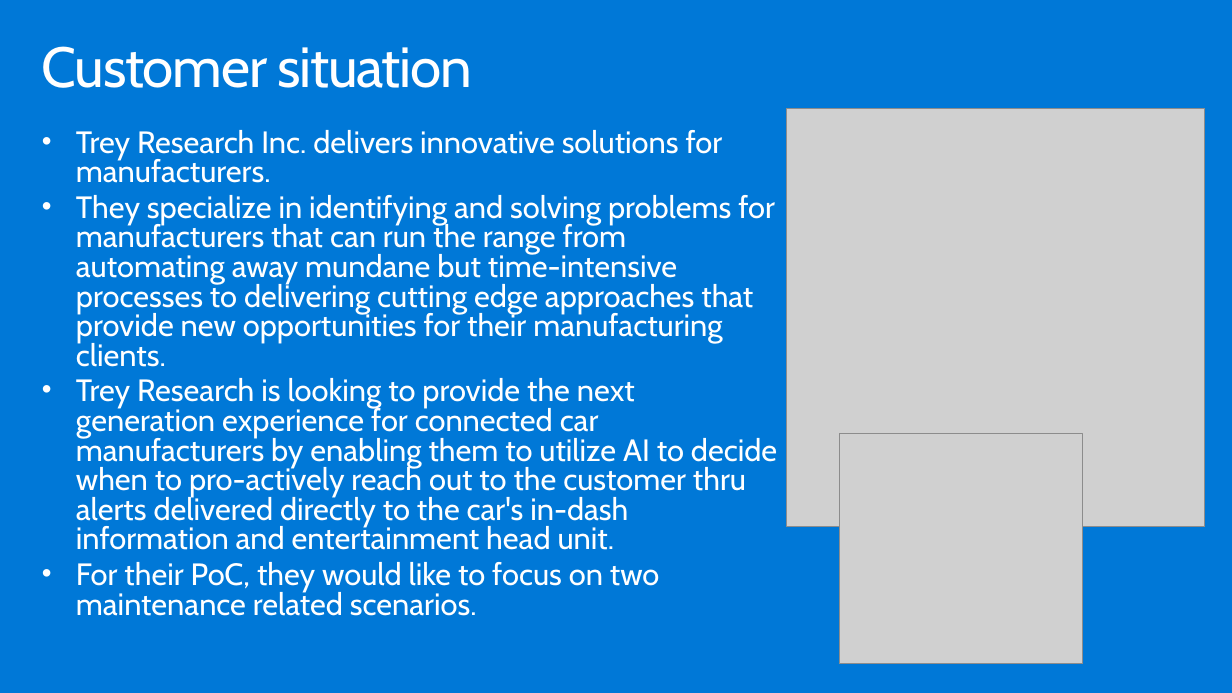
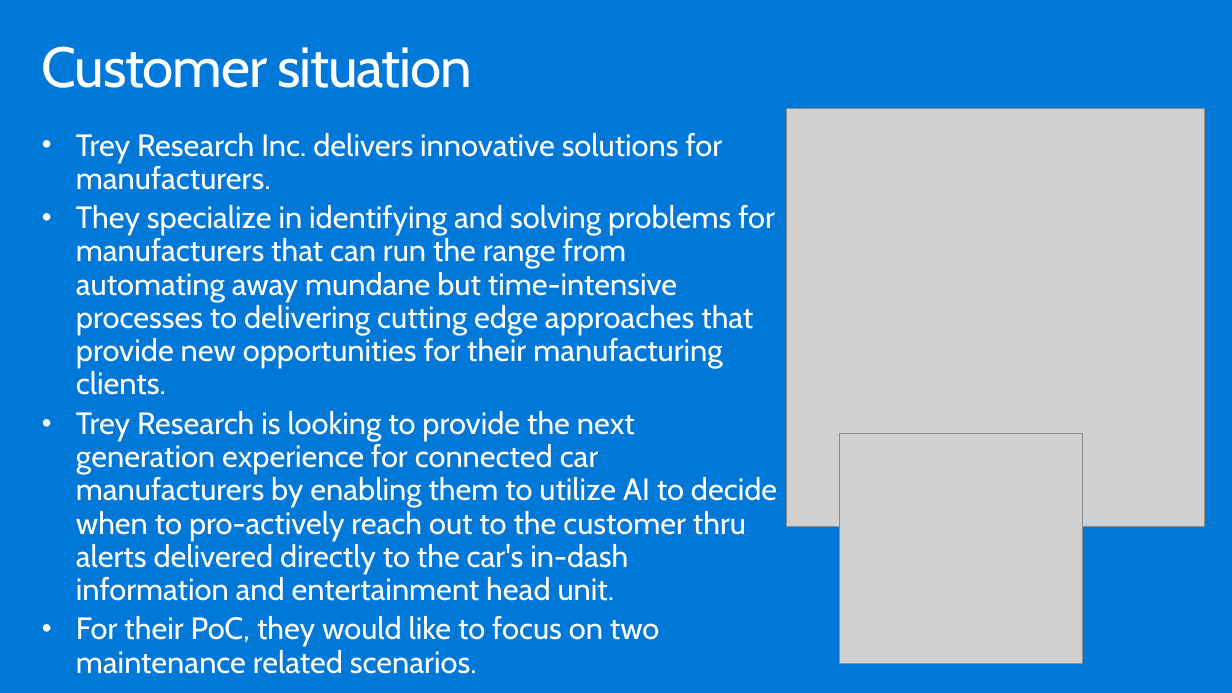
Before and after one commit to ocplatest/MCW-Machine-Learning, a slide deck: slide 4 of Whiteboard design session/WDS trainer presentation - Machine Learning.pptx. Drawn at 1232x693 pixels with LibreOffice and Linux fonts; fonts in the diff are those of the drawing; grey boxes stand for pictures. Boxes give left, top, right and bottom in pixels: in the first picture for what was removed or moved away, otherwise in the second. Text is boxed around its words. In the diff, an @@ line names an element or a change of style, - is before the commit and + after.

```diff
--- a/Whiteboard design session/WDS trainer presentation - Machine Learning.pptx
+++ b/Whiteboard design session/WDS trainer presentation - Machine Learning.pptx
@@ text "Trey Research Inc. delivers innovative ..." at box(76, 133, 777, 674): line spacing 0.8 to 0.9 @@
```
Also in this commit, not shown: 7 other slides changed, 30 other files.
